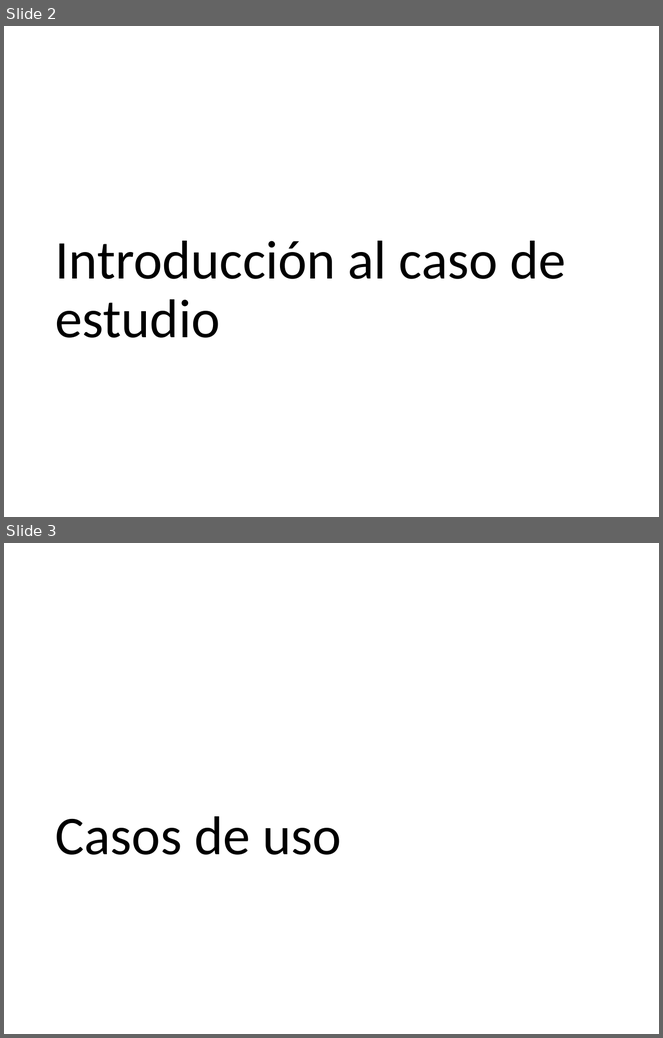
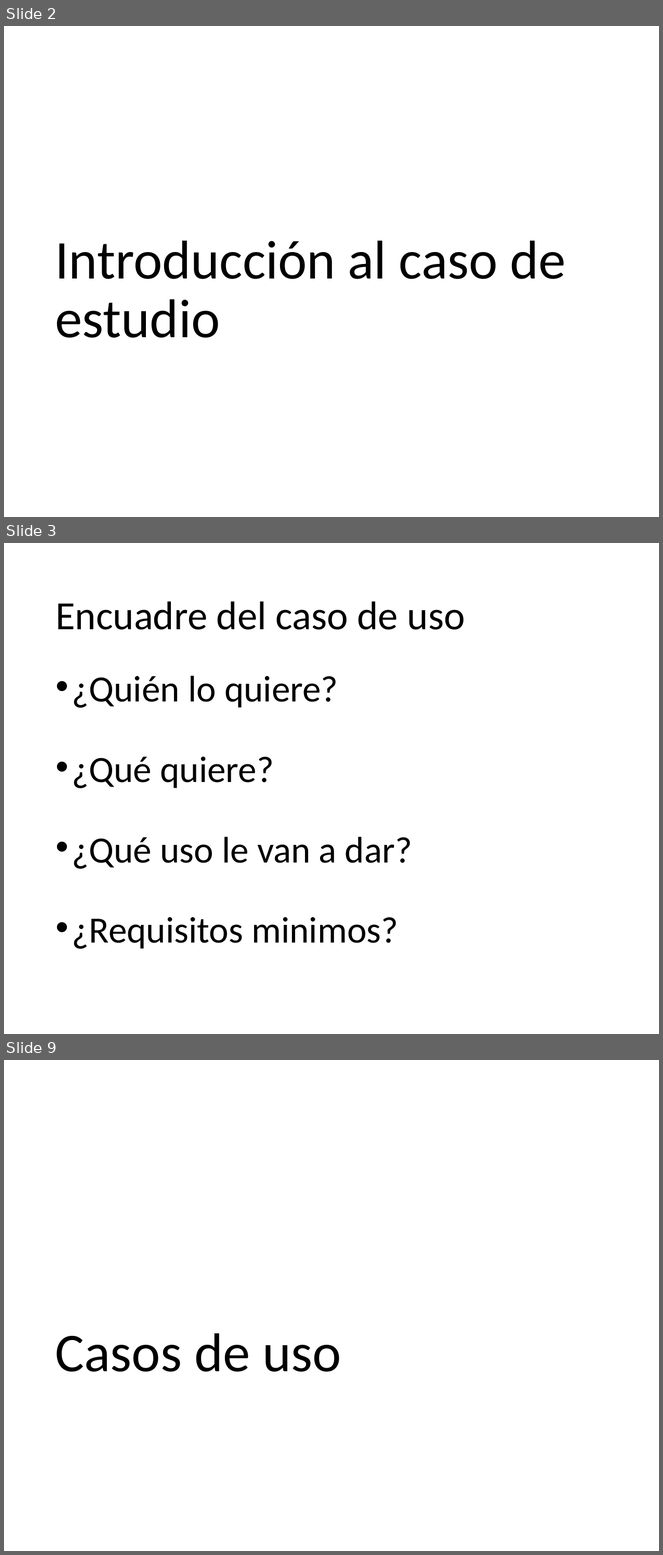
Before and after one commit to eruizgar91/GTU14, a slide deck: docs/Presentacion1/Gestión de Tarjetas Universitarias v2.pptx. Shown one above the other, each under a label of ours: slides 2 and 3 before the commit, slides 2, 3 and 9 after it; the slides between them are not shown. The pictures are 663x1038 and 663x1555 pixels, drawn with LibreOffice and Linux fonts; fonts in the diff are those of the drawing. Boxes give left, top, right and bottom in pixels: in the first picture for what was removed or moved away, otherwise in the second. Text is boxed around its words. In the diff, an @@ line names an element or a change of style, - is before the commit and + after.

```diff
--- a/docs/Presentacion1/Gestión de Tarjetas Universitarias v2.pptx
+++ b/docs/Presentacion1/Gestión de Tarjetas Universitarias v2.pptx
@@ slide 3 added at bbox=[4, 543, 659, 1034], background #FFFFFF @@
@@ title added at bbox=[55, 601, 465, 630], 44 pt, text #000000 @@
+Encuadre del caso de uso
@@ text added at bbox=[72, 676, 412, 949], 40.7 pt, text #000000 @@
+• ¿Quién lo quiere?
+• ¿Qué quiere?
+• ¿Qué uso le van a dar?
+• ¿Requisitos minimos?
@@ what was slide 3 is now slide 9 @@
```
Also in this commit, not shown: 8 other slides added.
